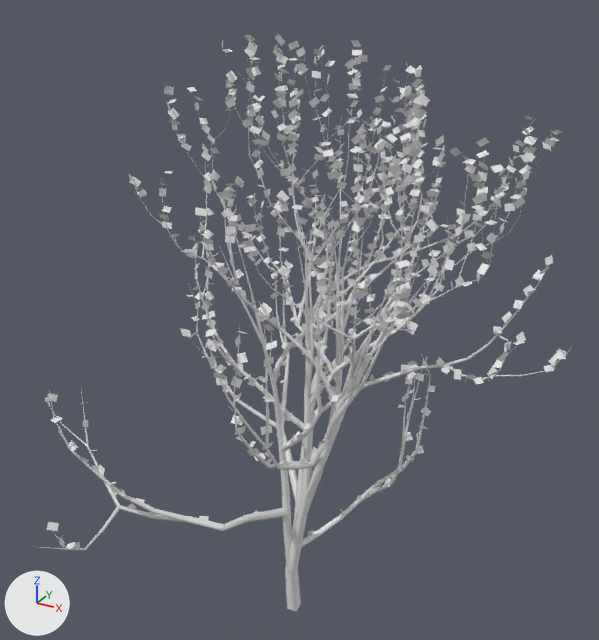
The OBJ model unnamed-project/models/tree001.obj, before and after one commit.
Rendered twice from a 50 mm lens placed at (20.3, -30.2, 24.5), pointed at (7.8, -7.4, 13.0). Every picture has the same lights, and +X, +Y and +Z are marked at lower left. Where no turn or scale is listed for an object, it has been applied to the vertices.

Objects in the first picture: 'leaves_leaves.001', 'tree_tree.001'.
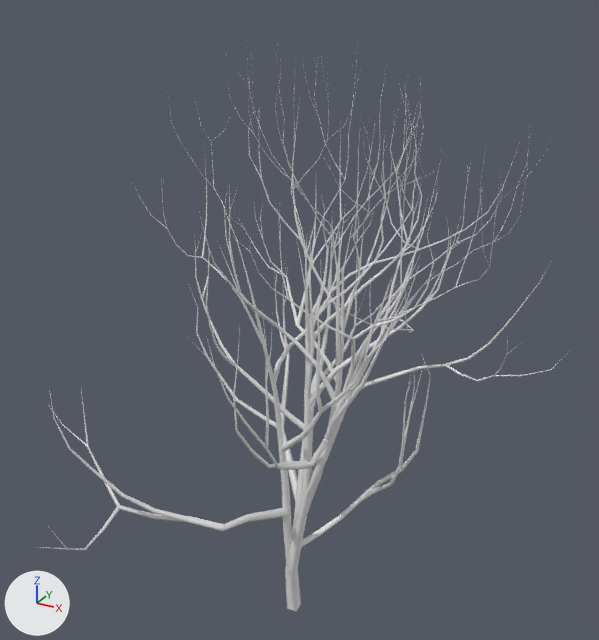
The edits, one by one:
Object 'leaves_leaves.001' (ob_leaves_leaves_001) is deleted.

Location of each change, (x1, y1, x2, y2) in pixels of the pictures (599 x 640 px):
'leaves_leaves.001', deleted
    before: (29, 34, 572, 549)
